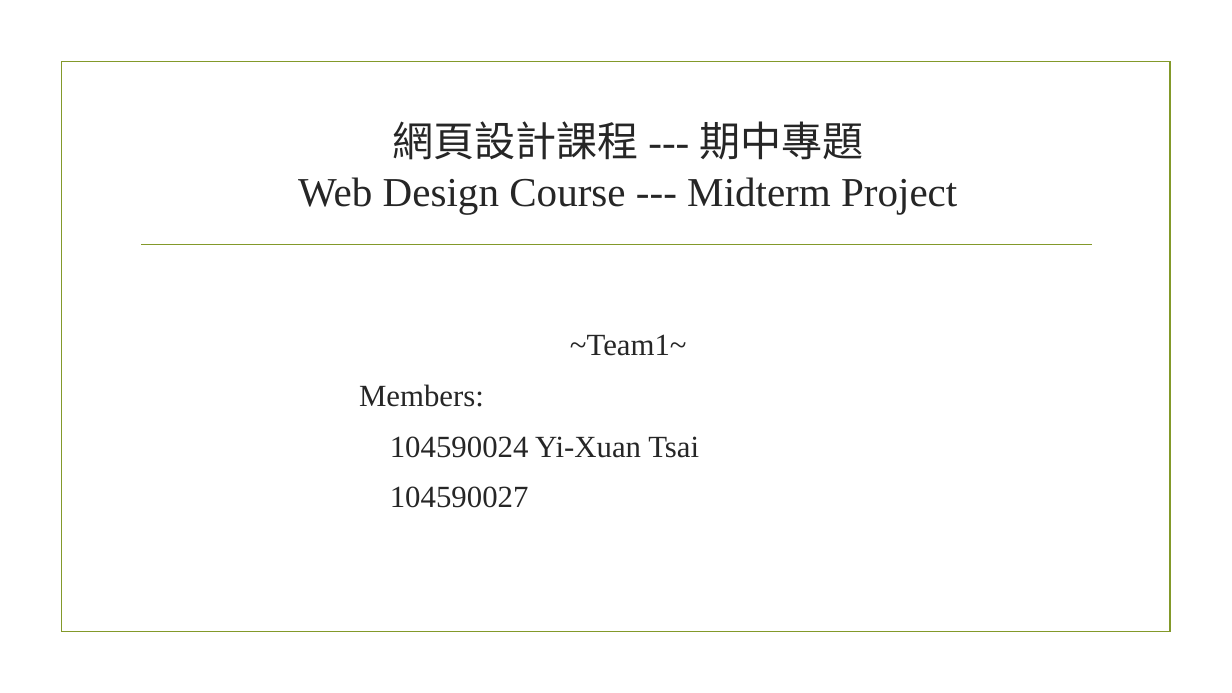
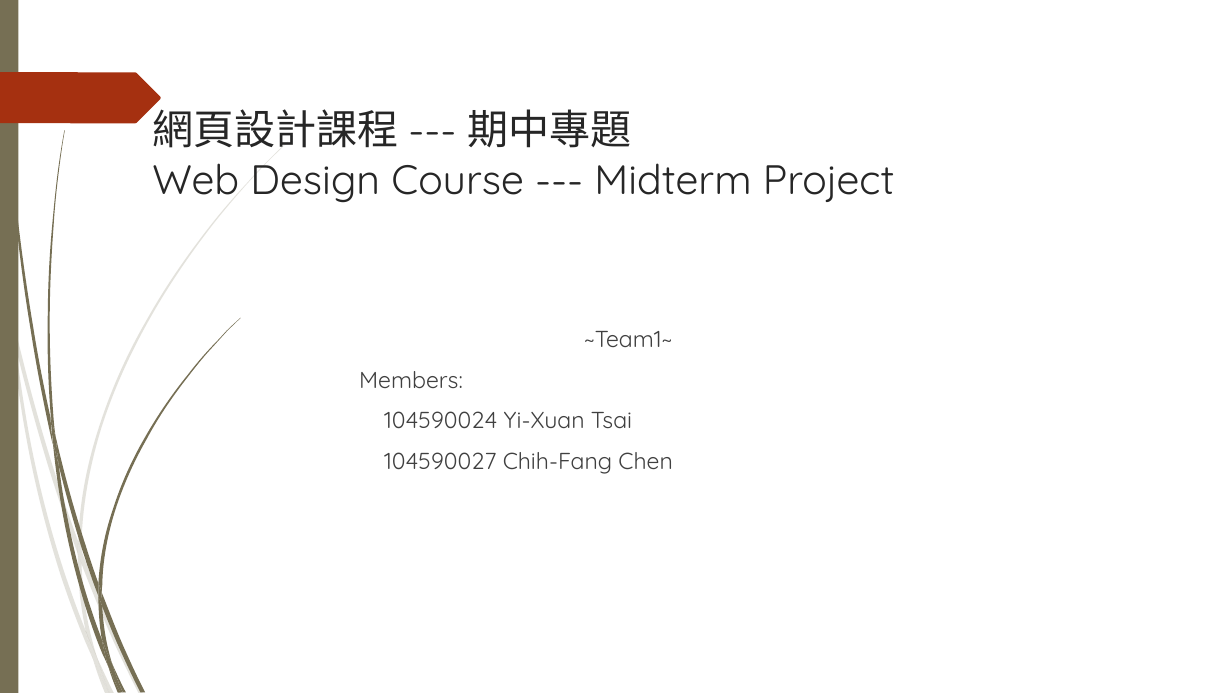
Before and after one commit to DreamingTraveler/WebCourse-MidtermProject, a slide deck: slide 1 of Midterm project.pptx. Drawn at 1232x693 pixels with LibreOffice and Linux fonts; fonts in the diff are those of the drawing; background and template pictures are left out. Boxes give left, top, right and bottom in pixels: in the first picture for what was removed or moved away, otherwise in the second. Text is boxed around its words. In the diff, an @@ line names an element or a change of style, - is before the commit and + after.

Commit message:
finish ppt

```diff
--- a/Midterm project.pptx
+++ b/Midterm project.pptx
@@ rectangle added at <box>0,0,18,693</box>, fill #766F54 @@
@@ freeform shape added at <box>0,72,161,123</box>, fill #A53010 @@
@@ rectangle removed at <box>61,62,1170,632</box> @@
@@ title "網頁設計課程 --- 期中專題 Web Design ..." at <box>152,102,895,203</box>: font Times New Roman to Quicksand; alignment centre to left; vertical alignment middle to top @@
@@ line removed from (141, 245) to (1092, 245) @@
@@ text at <box>359,331,672,429</box>: size 24 to 18 pt, font Times New Roman to Quicksand, text colour #262626 to #404040 in "~Team1~", "Members:", "104590024 Yi-Xuan Tsai" @@
@@ text at <box>384,452,672,474</box>: text changed; size 24 to 18 pt; font Times New Roman to Quicksand; text colour #262626 to #404040 @@
-104590027
+104590027 Chih-Fang Chen
@@ group added at <box>0,141,288,693</box>: 10 freeform shapes @@
@@ group added at <box>3,0,240,693</box>: 12 freeform shapes @@
```
Also in this commit, not shown: 2 other slides changed, 5 slides added.
